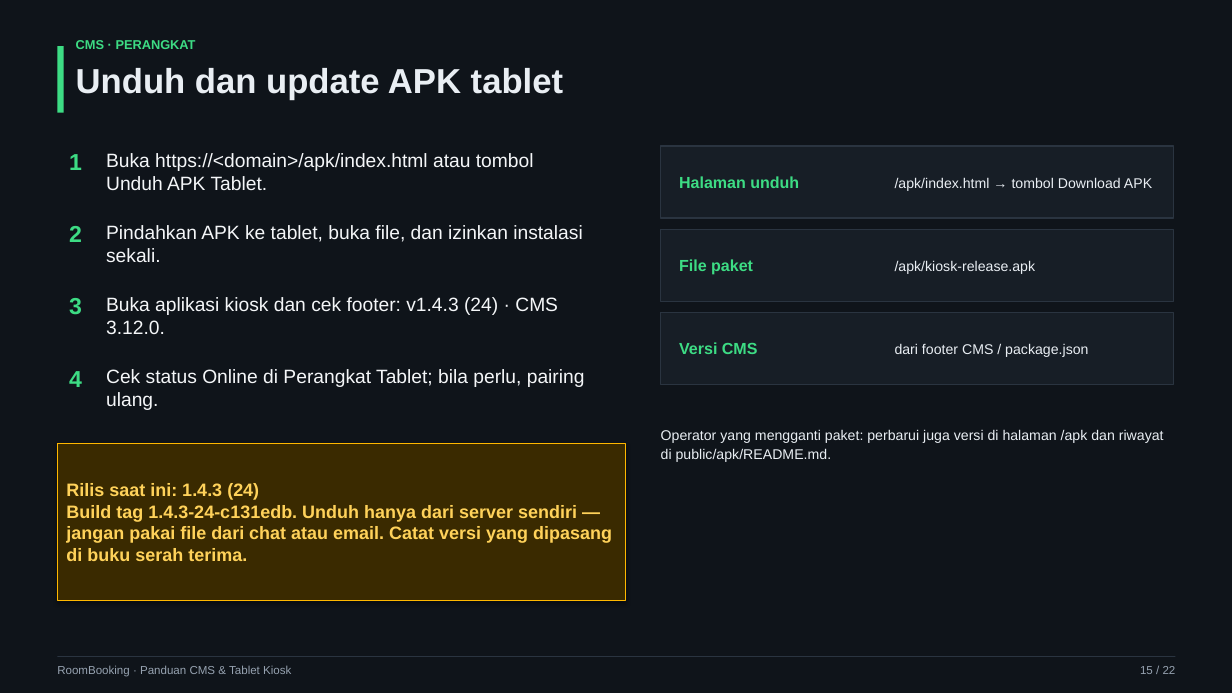
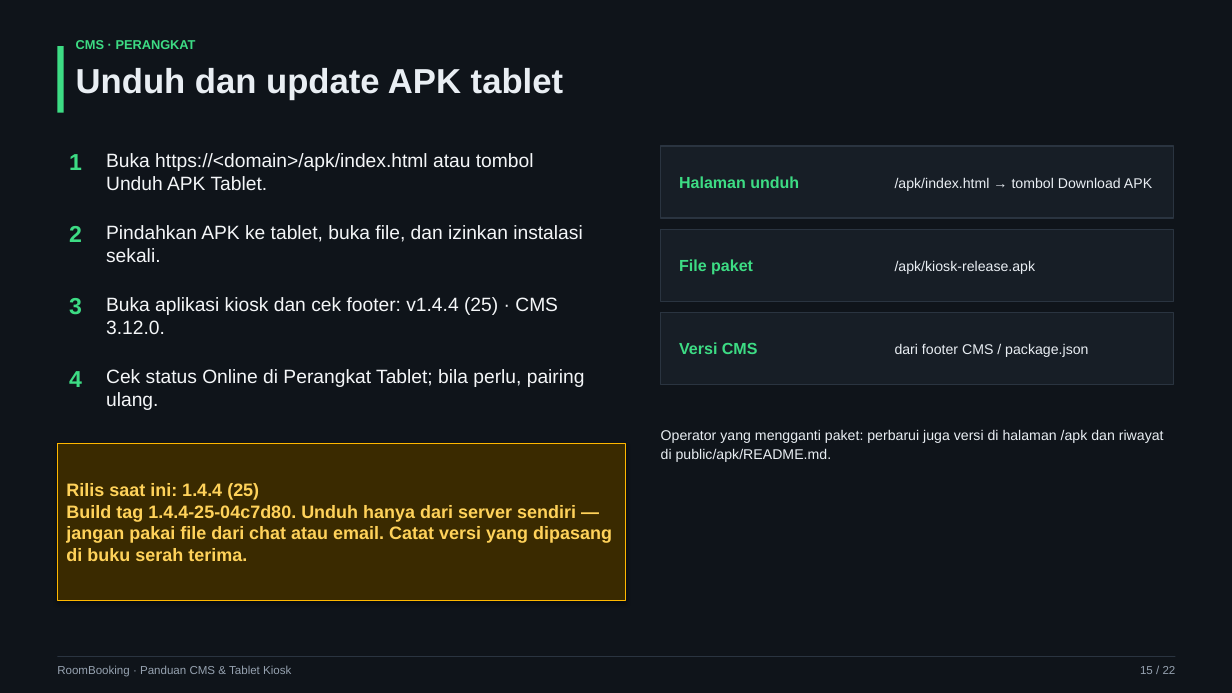
Before and after one commit to goodmeow/app_booking, a slide deck: slide 15 of docs/training/RoomBooking-Panduan-CMS-Tablet.pptx. Drawn at 1232x693 pixels with LibreOffice and Linux fonts; fonts in the diff are those of the drawing. Boxes give left, top, right and bottom in pixels: in the first picture for what was removed or moved away, otherwise in the second. Text is boxed around its words. In the diff, an @@ line names an element or a change of style, - is before the commit and + after.

Commit message:
feat: add about and license pages for CMS and kiosk

```diff
--- a/docs/training/RoomBooking-Panduan-CMS-Tablet.pptx
+++ b/docs/training/RoomBooking-Panduan-CMS-Tablet.pptx
@@ text at [106, 297, 558, 334]: text changed @@
-Buka aplikasi kiosk dan cek footer: v1.4.3 (24) · CMS 3.12.0.
+Buka aplikasi kiosk dan cek footer: v1.4.4 (25) · CMS 3.12.0.
@@ text in rectangle at [66, 483, 612, 561]: text changed @@
-Rilis saat ini: 1.4.3 (24)
-Build tag 1.4.3-24-c131edb. Unduh hanya dari server sendiri — jangan pakai file dari chat atau email. Catat versi yang dipasang di buku serah terima.
+Rilis saat ini: 1.4.4 (25)
+Build tag 1.4.4-25-04c7d80. Unduh hanya dari server sendiri — jangan pakai file dari chat atau email. Catat versi yang dipasang di buku serah terima.
```
Also in this commit, not shown: 2 other slides changed, 18 other files.
